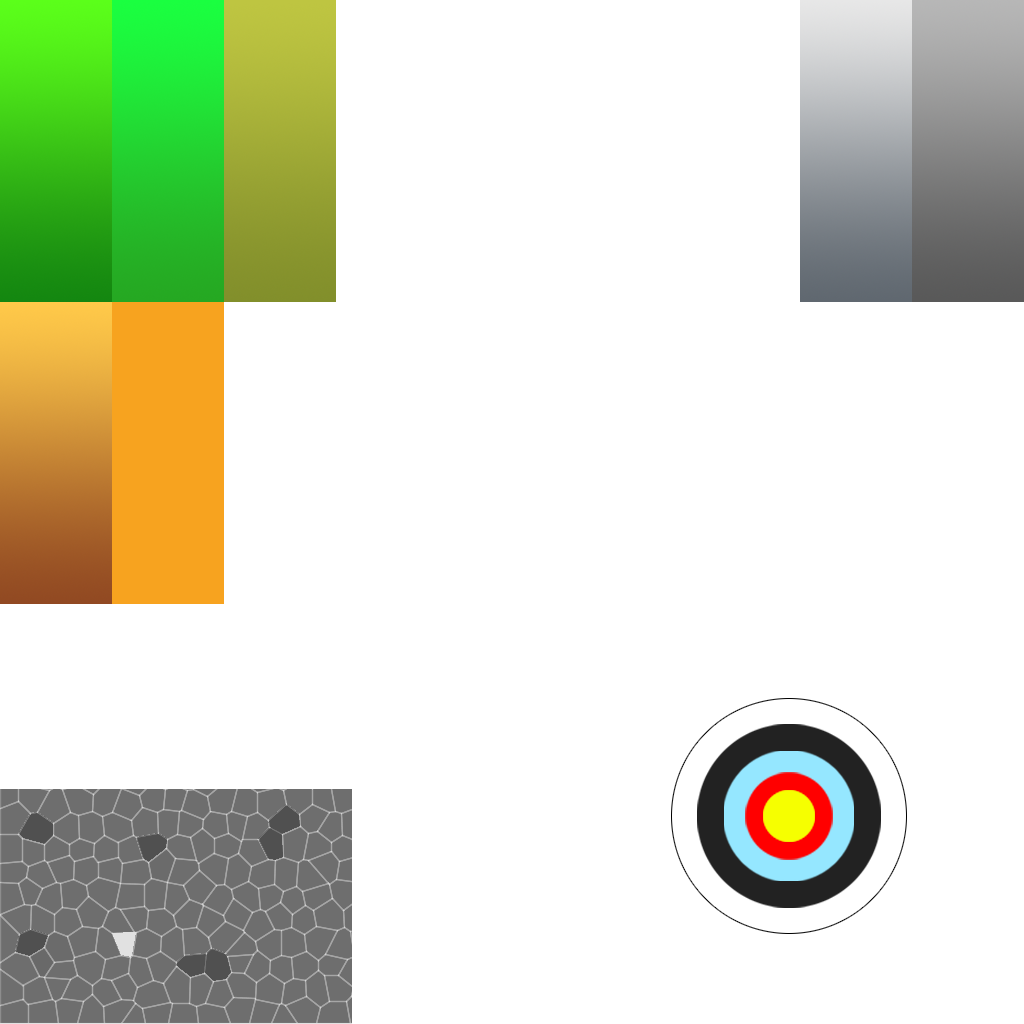
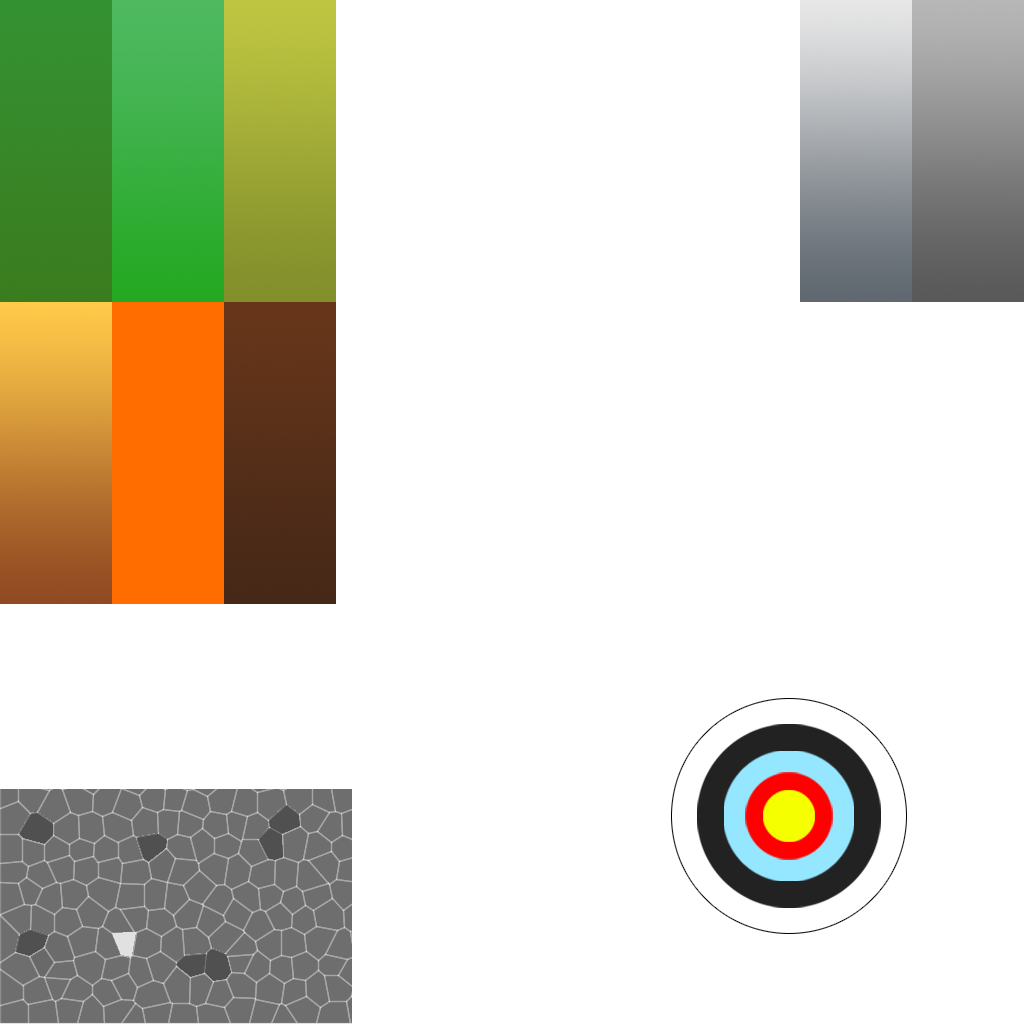
Layered file, before and after one edit (1024 × 1024). Changes by layer:
added layer "Layer 1 copy 8" above "Layer 1 copy 6" over [224, 302, 336, 604]
painted on "Layer 1 copy 6" over [112, 302, 224, 604]
painted on "Layer 1 copy 2" over [0, 0, 112, 302]
added layer "Layer 1 copy 7" above "Layer 1" over [112, 0, 224, 282]
